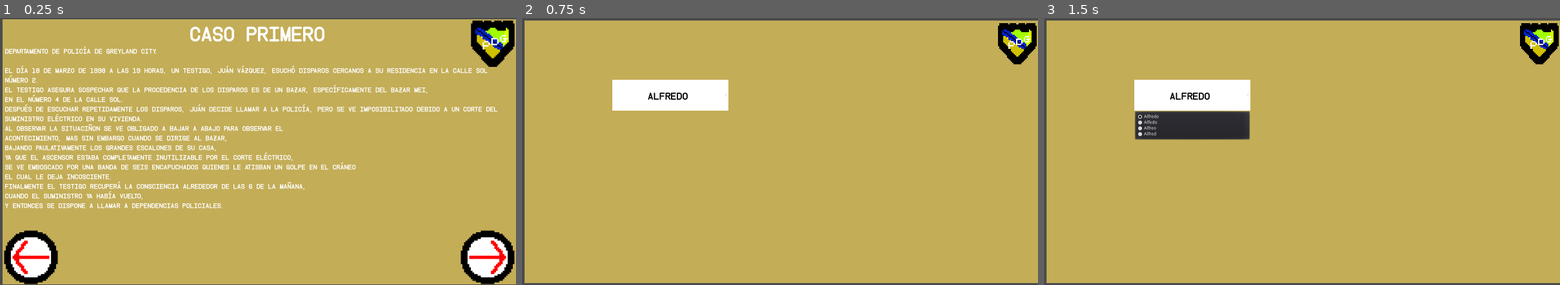
Above: before the commit, frames 1-3 (left to right).
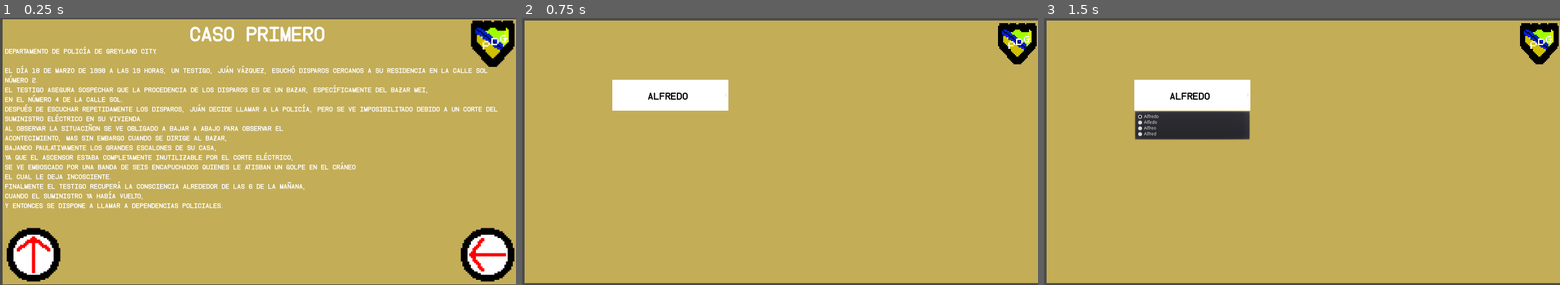
Above: after the commit, the same moments.

Repository: Gonfer73/Proyectx1
Game: Godot game, scene res://SCENES/case_1.tscn
Two runs of this game, one before a commit and one after it. Both use one fixed random seed, a clock stepped at 60 frames per second and the inputs below. This scene is started directly instead of the project's main scene.
Inputs (mouse positions are in pixels of both pictures, inside the frame that each line leads up to):
- Up to frame 1 (0.25 s): no input
- Up to frame 2 (0.75 s): click (1012, 258) at 0.5 s
- Up to frame 3 (1.5 s): click "Alfredo" at 1.25 s

The runs differ from the first frame. In frame 1, 1.8% of the frame differs, in the area x 0-100%, y 78-100%; in frame 2, nothing differs; in frame 3, nothing differs.

Commit message:
Updated scenes folder

Diff:
--- a/SCENES/case_1.tscn
+++ b/SCENES/case_1.tscn
@@ -104,13 +104,13 @@
 }
 
 [node name="turn_page_0" type="AnimatedSprite" parent="."]
-position = Vector2( 96, 744 )
+position = Vector2( 104, 736 )
+rotation = 1.57079
 scale = Vector2( 0.4, 0.4 )
 frames = SubResource( 3 )
 
 [node name="turn_page_1" type="AnimatedSprite" parent="."]
-position = Vector2( 1512, 744 )
-rotation = 3.14159
+position = Vector2( 1512, 736 )
 scale = Vector2( 0.4, 0.4 )
 frames = SubResource( 4 )
 
--- a/SCENES/guns.tscn
+++ b/SCENES/guns.tscn
@@ -15,6 +15,12 @@
 
 [sub_resource type="RectangleShape2D" id=1]
 extents = Vector2( 63.4714, 58.7901 )
+
+[sub_resource type="RectangleShape2D" id=2]
+extents = Vector2( 245.946, 10 )
+
+[sub_resource type="RectangleShape2D" id=3]
+extents = Vector2( 111.616, 10 )
 
 [node name="guns" type="Node2D"]
 script = ExtResource( 4 )
@@ -53,6 +59,11 @@
 position = Vector2( 2.2475, 2.99661 )
 shape = SubResource( 1 )
 
+[node name="coll_enemy" type="CollisionShape2D" parent="enemy"]
+position = Vector2( -994, -390 )
+shape = SubResource( 2 )
+disabled = true
+
 [node name="enemy2" parent="." instance=ExtResource( 1 )]
 position = Vector2( 148.33, 783.477 )
 collision_layer = 1024
@@ -69,6 +80,11 @@
 
 [node name="wait_enemy_2" type="Timer" parent="enemy2"]
 one_shot = true
+
+[node name="coll_enemy_2" type="CollisionShape2D" parent="enemy2"]
+position = Vector2( -654, -658 )
+shape = SubResource( 3 )
+disabled = true
 
 [node name="shoot_1" type="Node2D" parent="."]
 position = Vector2( 1598.6, 207.224 )
@@ -120,8 +136,14 @@
 [node name="timer_shoot" type="Timer" parent="shoot_5"]
 one_shot = true
 
+[node name="timer_0" type="Timer" parent="."]
+one_shot = true
+
+[node name="timer_1" type="Timer" parent="."]
+one_shot = true
+
+[connection signal="body_entered" from="player/check_bulltet_p" to="." method="_on_check_bulltet_p_body_entered"]
 [connection signal="body_entered" from="player/check_bulltet_p" to="player" method="_on_check_bulltet_body_entered"]
-[connection signal="body_entered" from="player/check_bulltet_p" to="." method="_on_check_bulltet_p_body_entered"]
 [connection signal="body_entered" from="enemy/check_bulltet_1" to="." method="_on_check_bulltet_1_body_entered"]
 [connection signal="body_entered" from="enemy2/check_bulltet" to="." method="_on_check_bulltet_body_entered"]
 [connection signal="timeout" from="shoot_1/timer_shoot" to="shoot_1" method="_on_timer_shoot_timeout"]
@@ -129,3 +151,5 @@
 [connection signal="timeout" from="shoot_3/timer_shoot" to="shoot_3" method="_on_timer_shoot_timeout"]
 [connection signal="timeout" from="shoot_4/timer_shoot" to="shoot_4" method="_on_timer_shoot_timeout"]
 [connection signal="timeout" from="shoot_5/timer_shoot" to="shoot_5" method="_on_timer_shoot_timeout"]
+[connection signal="timeout" from="timer_0" to="." method="_on_timer_0_timeout"]
+[connection signal="timeout" from="timer_1" to="." method="_on_timer_1_timeout"]
--- a/SCENES/map.tscn
+++ b/SCENES/map.tscn
@@ -28,23 +28,6 @@
 extents = Vector2( 33.6254, 32.5178 )
 
 [sub_resource type="GDScript" id=6]
-script/source = "extends CollisionShape2D
-
-
-# Declare member variables here. Examples:
-# var a = 2
-# var b = \"text\"
-
-
-# Called when the node enters the scene tree for the first time.
-func _ready():
-	pass # Replace with function body.
-
-
-# Called every frame. 'delta' is the elapsed time since the previous frame.
-#func _process(delta):
-#	pass
-"
 
 [sub_resource type="RectangleShape2D" id=7]
 extents = Vector2( 37.7525, 48 )
Not shown: 1 places in SCENES/guns.tscn that only renumber resources
